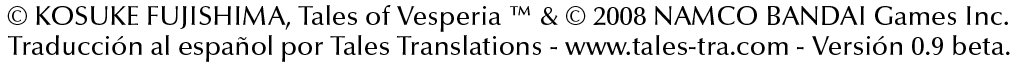
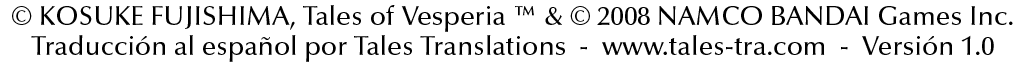
Layered file, before and after one edit (1024x64). Changes by layer:
painted on "© KOSUKE FUJISHIMA, Tales of Vesperia ™ & © 2008 NAMCO BANDAI G" over bbox(7, 5, 1013, 32)
renamed "Traducción al español por Tales Translations - www.tales-tra.co" to "Traducción al español por Tales Translations - www.tales-tra.", painted on it over bbox(8, 35, 1010, 62)
